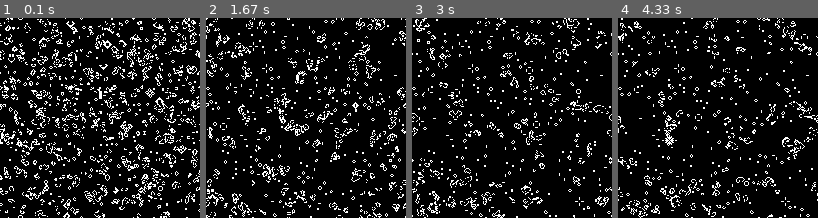
Above: before the commit, frames 1-4 (left to right).
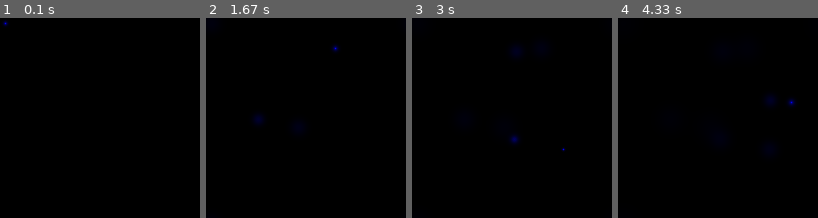
Above: after the commit, the same moments.

Repository: icarito/lc-dandelion
Game: pygame game, started from ca.py
The game is run twice, just before and just after one commit, with the same random seed, the same clock (stepped at 60 frames per second) and the same inputs. The source is Python 2; it was converted automatically to run under Python 3.
Inputs (mouse positions are in pixels of both pictures, inside the frame that each line leads up to):
- Up to frame 1 (0.1 s): no input
- Up to frame 2 (1.67 s): move the mouse to (298, 126) at 0.37 s; move the mouse to (258, 118) at 0.87 s; move the mouse to (334, 48) at 1.37 s
- Up to frame 3 (3 s): move the mouse to (516, 50) at 1.87 s; move the mouse to (514, 138) at 2.43 s; move the mouse to (564, 150) at 2.93 s
- Up to frame 4 (4.33 s): move the mouse to (770, 100) at 3.43 s; move the mouse to (790, 102) at 3.93 s

The runs differ from the first frame. In frame 1, 14% of the frame differs, in the area x 0-100%, y 0-100%; in frame 2, 8.7%; in frame 3, 7.2%; in frame 4, 6.8%.

Commit message:
added more standard functions to cellular automata generator

Diff:
--- a/ca.py
+++ b/ca.py
@@ -29,10 +29,49 @@
     height = len(matrix)
     return matrix[x-1][y], matrix[(x+1) % width][y], matrix[x][y-1], matrix[x][(y+1) % height]
 
-def eight_neighbors(matrix, x, y):
+def five_neighbors(matrix, x, y):
+    return four_neighbors(matrix, x, y) + (matrix[x][y],)
+
+def four_sum(matrix, x, y):
+    return sum(four_neighbors(matrix, x, y))
+
+def four_avg(matrix, x, y):
+    return four_sum(matrix, x, y) / 4.0
+
+def five_sum(matrix, x, y):
+    return sum(five_neighbors(matrix, x, y))
+
+def five_avg(matrix, x, y):
+    return five_sum(matrix, x, y) / 5.0
+
+def corner_neighbors(matrix, x, y):
     width = len(matrix[0])
     height = len(matrix)
-    return matrix[x-1][y], matrix[(x+1) % width][y], matrix[x][y-1], matrix[x][(y+1) % height], matrix[x-1][y-1], matrix[x-1][(y+1) % height], matrix[(x+1) % width][y-1], matrix[(x+1) % width][(y+1) % height]
+    return matrix[x-1][y-1], matrix[x-1][(y+1) % height], matrix[(x+1) % width][y-1], matrix[(x+1) % width][(y+1) % height]
+
+def corner_sum(matrix, x, y):
+    return sum(corner_neighbors(matrix, x, y))
+
+def corner_avg(matrix, x, y):
+    return corner_sum(matrix, x, y) / 4.0
+
+def eight_neighbors(matrix, x, y):
+    four_neighbors(matrix, x, y) + corner_neighbors(matrix, x, y)
+
+def nine_neighbors(matrix, x, y):
+    return five_neighbors(matrix, x, y) + corner_neighbors(matrix, x, y)
+
+def eight_sum(matrix, x, y):
+    return sum(eight_neighbors(matrix, x, y))
+
+def eight_avg(matrix, x, y):
+    return eight_sum(matrix, x, y) / 8.0
+
+def nine_sum(matrix, x, y):
+    return sum(nine_neighbors(matrix, x, y))
+
+def nine_avg(matrix, x, y):
+    return nine_sum(matrix, x, y) / 9.0
 
 def generation_by_value(function, matrix):
     return [[function(matrix[x][y]) for y in glen(matrix[x])] for x in glen(matrix)]
@@ -53,6 +92,12 @@
 def random_real_matrix():
     return initialize(lambda x,y: random.random())
 
+def clamp(value):
+    if value < 0.0: return 0
+    if value > 1.0: return 1.0
+    return value
+
+
 EMPTY_MATRIX = initialize(lambda x,y: 0)
 UNIT_MATRIX = initialize(lambda x,y: 1)
 
@@ -68,10 +113,17 @@
     view(EMPTY_MATRIX)
 
 def wave(matrix, x, y):
-    return sum(eight_neighbors(matrix, x, y)) / 8.0
+    C = matrix[x][y]
+    wave = .9 # not really sure what this should be
+    return clamp(C + (four_avg(matrix, x, y) - C))
 
 def wave_adapter(value):
     return 0, 0, int(value * 255)
+
+def heat(matrix, x, y):
+    C = matrix[x][y]
+    DIFFUSE = 8.0 / 9.0
+    return C + DIFFUSE * (eight_avg(matrix, x, y) - C)
 
 def life(matrix, x, y):
     count = sum(eight_neighbors(matrix, x, y))
@@ -101,10 +153,15 @@
         pygame.display.update()
         return generation_by_point(generation_function, matrix)
     while(True):
+        pygame.event.get()
+        x,y = pygame.mouse.get_pos()
+        if 0 < x < DEFAULT_WIDTH and 0 < y < DEFAULT_HEIGHT:
+            print x,y
+            matrix[x][y] = 1.0
         matrix = draw(matrix, sbuffer)
 
 
 if __name__ == '__main__':
     #test()
-#    pygame_test(random_real_matrix, wave, wave_adapter)
-    pygame_test(random_binary_matrix, life, life_adapter)
+    pygame_test(lambda: EMPTY_MATRIX, wave, wave_adapter)
+#    pygame_test(random_binary_matrix, life, life_adapter)
